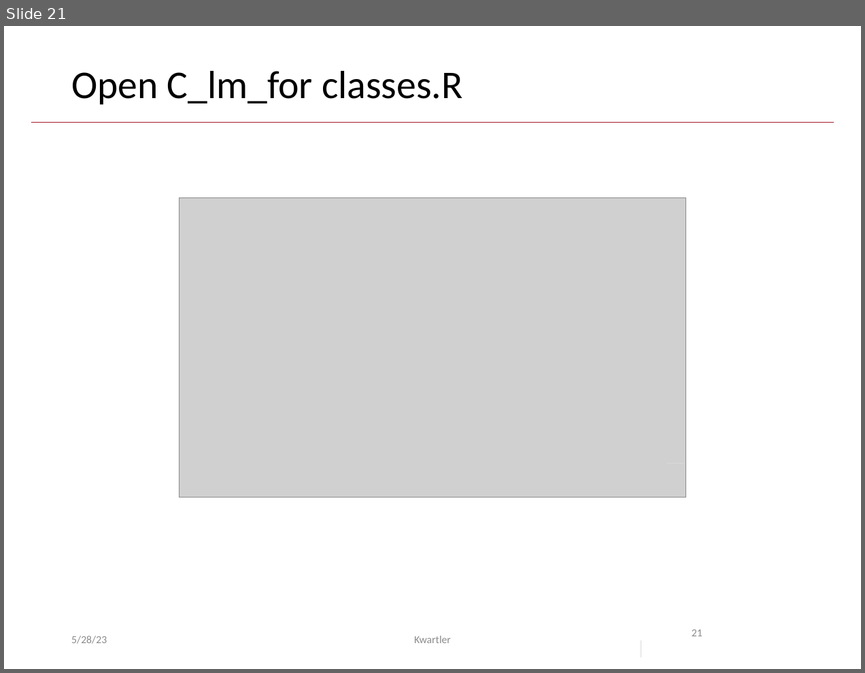
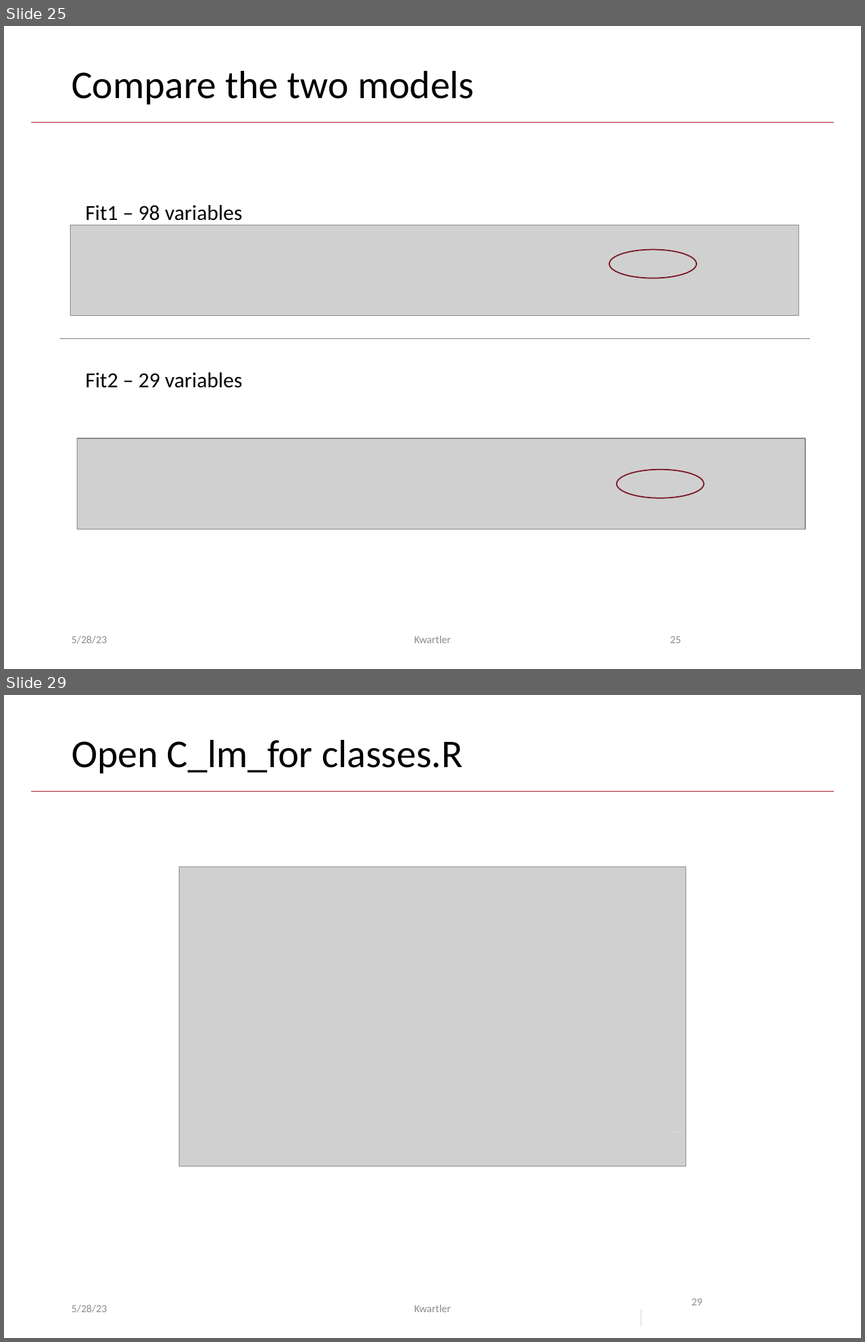
Before and after one commit to kwartler/GSERM_ICPSR, a slide deck: lessons/D_Supervised/A_regression.pptx. Shown one above the other, each under a label of ours: slide 21 before the commit, slides 25 and 29 after it; the slides between them are not shown. The pictures are 865x673 and 865x1342 pixels, drawn with LibreOffice and Linux fonts; fonts in the diff are those of the drawing; grey boxes stand for pictures; background and template pictures are left out. Boxes give left, top, right and bottom in pixels: in the first picture for what was removed or moved away, otherwise in the second. Text is boxed around its words. In the diff, an @@ line names an element or a change of style, - is before the commit and + after.

```diff
--- a/lessons/D_Supervised/A_regression.pptx
+++ b/lessons/D_Supervised/A_regression.pptx
@@ slide 25 added at box(4, 26, 861, 669), background #FFFFFF; not listed: 1 template element that a slide beside it also shows @@
@@ title added at box(71, 71, 474, 105), 33 pt, text #000000 @@
+Compare the two models
@@ text added at box(86, 205, 243, 220), 18 pt, text #000000 @@
+Fit1 – 98 variables
@@ picture added at box(71, 225, 799, 316) @@
@@ ellipse added at box(609, 250, 696, 278), outline #7A1524 1 pt @@
@@ line added from (60, 339) to (809, 339), #8C8179 0.5 pt @@
@@ text added at box(86, 372, 243, 388), 18 pt, text #000000 @@
+Fit2 – 29 variables
@@ picture added at box(77, 438, 805, 529) @@
@@ ellipse added at box(617, 469, 704, 497), outline #7A1524 1 pt @@
@@ text added at box(71, 635, 107, 643), 9 pt, text #8C8C8C @@
+5/28/23
@@ text added at box(414, 635, 451, 643), 9 pt, text #8C8C8C @@
+Kwartler
@@ page number added at box(670, 636, 681, 643), 9 pt, text #8C8C8C @@
+25
@@ what was slide 21 is now slide 29 @@
@@ page number at box(691, 1298, 702, 1305): text changed @@
-21
+29
```
Also in this commit, not shown: 12 slides changed, 7 other slides added, 7 other files.
